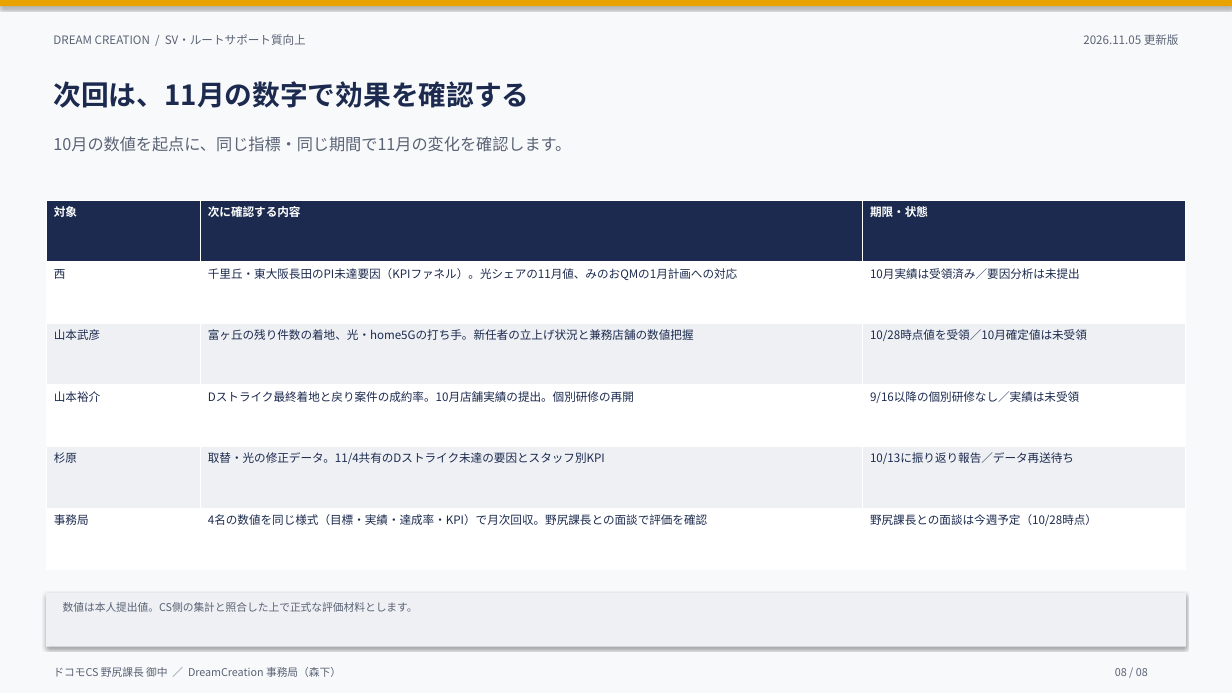
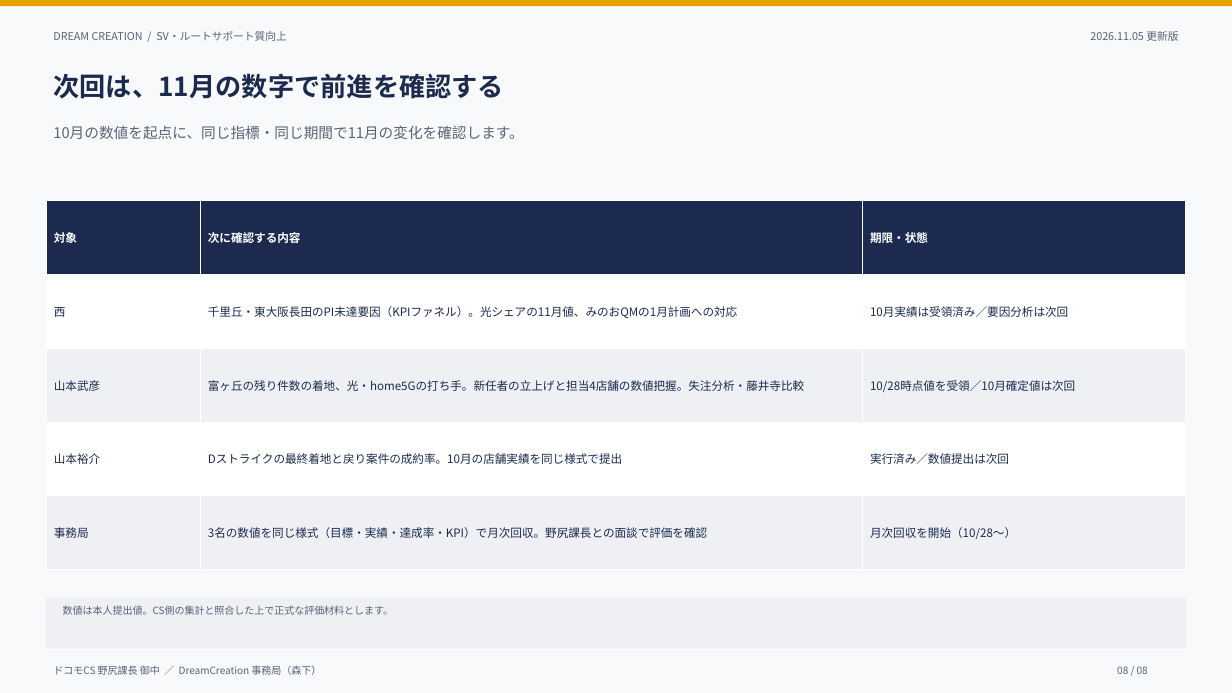
Before and after one commit to lunamax77/-next-vision, a slide deck: slide 8 of docs/reports/sv-route-support/SV_ルートサポート質向上_進捗報告_20261105.pptx. Drawn at 1232x693 pixels with LibreOffice and Linux fonts; fonts in the diff are those of the drawing. Boxes give left, top, right and bottom in pixels: in the first picture for what was removed or moved away, otherwise in the second. Text is boxed around its words. In the diff, an @@ line names an element or a change of style, - is before the commit and + after.

```diff
--- a/docs/reports/sv-route-support/SV_ルートサポート質向上_進捗報告_20261105.pptx
+++ b/docs/reports/sv-route-support/SV_ルートサポート質向上_進捗報告_20261105.pptx
@@ rectangle at (0, 0, 1232, 6): shadow off @@
@@ text "DREAM CREATION / SV・ルートサポート質向上" at (53, 31, 286, 41): size 11.2 to 10.5 pt; less space between paragraphs @@
@@ text "2026.11.05 更新版" at (1090, 31, 1178, 41): size 11.2 to 10.5 pt; less space between paragraphs @@
@@ text at (53, 73, 504, 99): text changed; size 27 to 25.5 pt @@
-次回は、11月の数字で効果を確認する
+次回は、11月の数字で前進を確認する
@@ text "10月の数値を起点に、同じ指標・同じ期間で11月の変化を確認します。": place and size @@
-text "10月の数値を起点に、同じ指標・同じ期間で11月の変化を確認します。" at (53, 136, 571, 152)
+text "10月の数値を起点に、同じ指標・同じ期間で11月の変化を確認します。" at (53, 125, 523, 139)
@@ text "10月の数値を起点に、同じ指標・同じ期間で11月の変化を確認します。" at (53, 125, 523, 139): size 15.8 to 14.2 pt; less space between paragraphs @@
@@ table at (46, 200, 1185, 570) @@
-row 2: 西 | 千里丘・東大阪長田のPI未達要因（KPIファネル）。光シェアの11月値、みのおQMの1月計画への対応 | 10月実績は受領済み／要因分析は未提出
-row 3: 山本武彦 | 富ヶ丘の残り件数の着地、光・home5Gの打ち手。新任者の立上げ状況と兼務店舗の数値把握 | 10/28時点値を受領／10月確定値は未受領
-row 4: 山本裕介 | Dストライク最終着地と戻り案件の成約率。10月店舗実績の提出。個別研修の再開 | 9/16以降の個別研修なし／実績は未受領
-row 5: 杉原 | 取替・光の修正データ。11/4共有のDストライク未達の要因とスタッフ別KPI | 10/13に振り返り報告／データ再送待ち
-row 6: 事務局 | 4名の数値を同じ様式（目標・実績・達成率・KPI）で月次回収。野尻課長との面談で評価を確認 | 野尻課長との面談は今週予定（10/28時点）
+row 2: 西 | 千里丘・東大阪長田のPI未達要因（KPIファネル）。光シェアの11月値、みのおQMの1月計画への対応 | 10月実績は受領済み／要因分析は次回
+row 3: 山本武彦 | 富ヶ丘の残り件数の着地、光・home5Gの打ち手。新任者の立上げと担当4店舗の数値把握。失注分析・藤井寺比較 | 10/28時点値を受領／10月確定値は次回
+row 4: 山本裕介 | Dストライクの最終着地と戻り案件の成約率。10月の店舗実績を同じ様式で提出 | 実行済み／数値提出は次回
+row 5: 事務局 | 3名の数値を同じ様式（目標・実績・達成率・KPI）で月次回収。野尻課長との面談で評価を確認 | 月次回収を開始（10/28〜）
@@ rectangle at (46, 597, 1185, 648): shadow off @@
@@ rectangle: place and size @@
-rectangle at (46, 593, 1185, 647)
+rectangle at (46, 597, 1185, 648)
@@ size 10.5 to 9.8 pt; less space between paragraphs in 3 elements at (53, 665, 321, 675), (1117, 666, 1148, 674), (63, 605, 393, 615) @@
```
Also in this commit, not shown: 5 other slides changed, 2 slides added, 2 slides removed, 2 other files.
